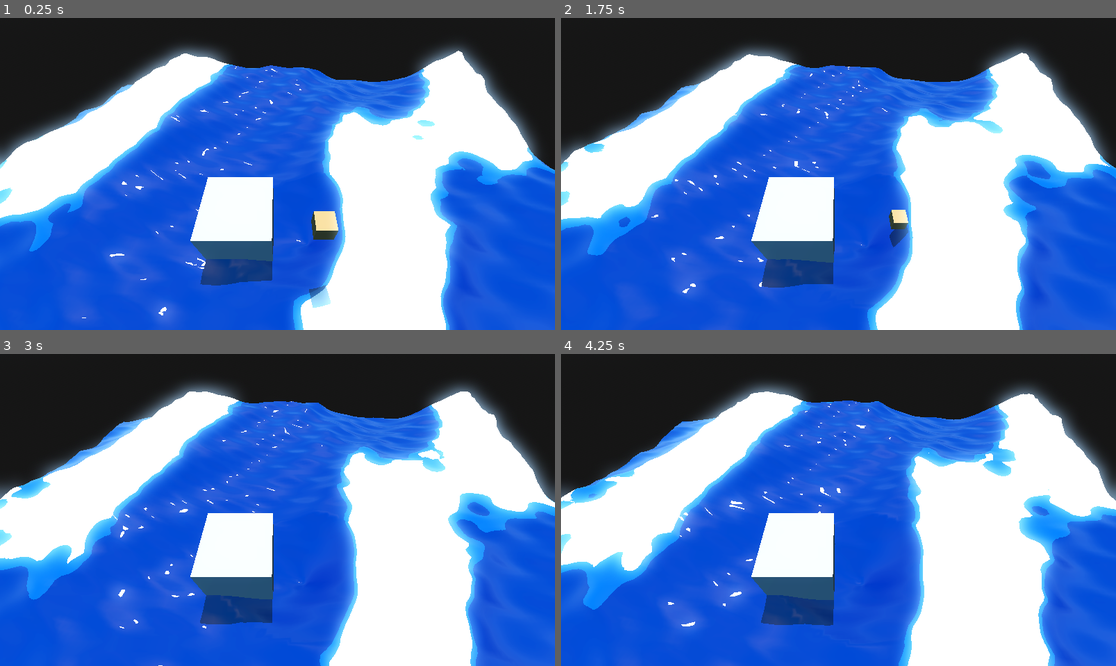
Above: before the commit, frames 1-4 (two rows, left to right).
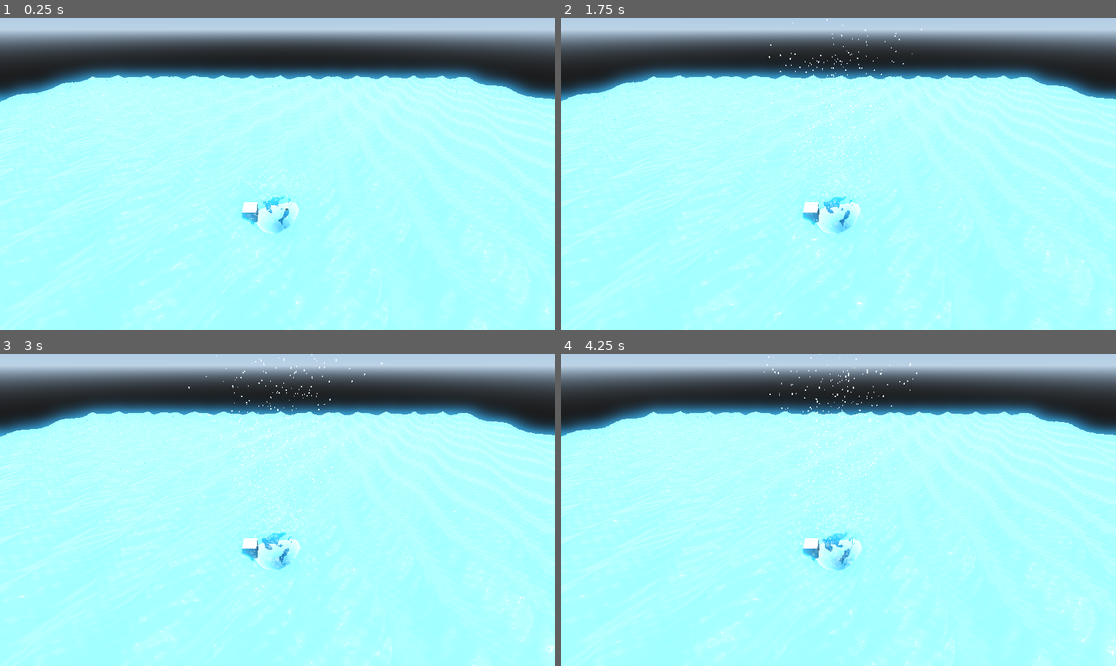
Above: after the commit, the same moments.

Repository: bkttt0429/The-Ember-Archipelago
Game: Godot game, scene res://WaterSystem/WaterTest.tscn
Two runs of this game, one before a commit and one after it. Both use one fixed random seed, a clock stepped at 60 frames per second and the inputs below.
Inputs:
- Up to frame 1 (0.25 s): no input
- Up to frame 2 (1.75 s): no input
- Up to frame 3 (3 s): no input
- Up to frame 4 (4.25 s): no input

The runs differ from the first frame. In frame 1, 96% of the frame differs, in the area x 0-100%, y 0-100%; in frame 2, 96%; in frame 3, 96%; in frame 4, 96%.

Commit message:
feat: Add stylized water system including depth banding, waterspout mechanics, and visual effects.

Diff:
--- /dev/null
+++ b/WaterSystem/VFX/WaterspoutVFX.tscn
@@ -0,0 +1,111 @@
+[gd_scene load_steps=10 format=3 uid="uid://d1x6j8n4y2m3u"]
+
+[sub_resource type="StandardMaterial3D" id="StandardMaterial3D_spiral"]
+transparency = 1
+albedo_color = Color(0.8, 0.9, 1, 0.6)
+shading_mode = 0
+albedo_color = Color(0.9, 0.95, 1, 0.8)
+roughness = 0.2
+billboard_mode = 3
+particles_anim_h_frames = 1
+particles_anim_v_frames = 1
+particles_anim_loop = false
+
+[sub_resource type="ParticleProcessMaterial" id="ParticleProcessMaterial_spiral"]
+emission_shape = 6
+emission_ring_axis = Vector3(0, 1, 0)
+emission_ring_height = 0.0
+emission_ring_radius = 5.0
+emission_ring_inner_radius = 2.0
+direction = Vector3(0, 1, 0)
+spread = 10.0
+initial_velocity_min = 8.0
+initial_velocity_max = 15.0
+orbit_velocity_min = 2.0
+orbit_velocity_max = 4.0
+gravity = Vector3(0, -2, 0)
+scale_min = 0.1
+scale_max = 0.3
+color = Color(1, 1, 1, 0.8)
+
+[sub_resource type="BoxMesh" id="BoxMesh_spiral"]
+material = SubResource("StandardMaterial3D_spiral")
+size = Vector3(0.2, 0.2, 0.2)
+
+[sub_resource type="StandardMaterial3D" id="StandardMaterial3D_mist"]
+transparency = 1
+shading_mode = 0
+albedo_color = Color(1, 1, 1, 0.1)
+billboard_mode = 3
+particles_anim_h_frames = 1
+particles_anim_v_frames = 1
+particles_anim_loop = false
+
+[sub_resource type="ParticleProcessMaterial" id="ParticleProcessMaterial_mist"]
+emission_shape = 3
+emission_box_extents = Vector3(6, 4, 6)
+direction = Vector3(0, 1, 0)
+spread = 180.0
+initial_velocity_min = 0.5
+initial_velocity_max = 2.0
+gravity = Vector3(0, 0.2, 0)
+scale_min = 4.0
+scale_max = 8.0
+
+[sub_resource type="QuadMesh" id="QuadMesh_mist"]
+material = SubResource("StandardMaterial3D_mist")
+
+[sub_resource type="StandardMaterial3D" id="StandardMaterial3D_shockwave"]
+transparency = 1
+shading_mode = 0
+albedo_color = Color(1, 1, 1, 0.5)
+billboard_mode = 3
+particles_anim_h_frames = 1
+particles_anim_v_frames = 1
+particles_anim_loop = false
+
+[sub_resource type="Curve" id="Curve_shockwave"]
+_data = [Vector2(0, 0.1), 0.0, 5.0, 0, 0, Vector2(1, 10.0), 0.0, 0.0, 0, 0]
+point_count = 2
+
+[sub_resource type="CurveTexture" id="CurveTexture_shockwave"]
+curve = SubResource("Curve_shockwave")
+
+[sub_resource type="ParticleProcessMaterial" id="ParticleProcessMaterial_shockwave"]
+direction = Vector3(0, 0, 0)
+gravity = Vector3(0, 0, 0)
+scale_curve = SubResource("CurveTexture_shockwave")
+color = Color(1, 1, 1, 0.5)
+
+[sub_resource type="TorusMesh" id="TorusMesh_shockwave"]
+material = SubResource("StandardMaterial3D_shockwave")
+inner_radius = 5.0
+outer_radius = 5.5
+rings = 64
+ring_segments = 6
+
+[node name="WaterspoutVFX" type="Node3D"]
+
+[node name="SpiralColumn" type="GPUParticles3D" parent="."]
+amount = 1000
+lifetime = 2.5
+preprocess = 0.5
+visibility_aabb = AABB(-50, -10, -50, 100, 100, 100)
+process_material = SubResource("ParticleProcessMaterial_spiral")
+draw_pass_1 = SubResource("BoxMesh_spiral")
+
+[node name="Mist" type="GPUParticles3D" parent="."]
+amount = 300
+lifetime = 5.0
+preprocess = 1.0
+visibility_aabb = AABB(-50, -10, -50, 100, 50, 100)
+process_material = SubResource("ParticleProcessMaterial_mist")
+draw_pass_1 = SubResource("QuadMesh_mist")
+
+[node name="Shockwave" type="GPUParticles3D" parent="."]
+amount = 10
+lifetime = 3.0
+preprocess = 1.0
+visibility_aabb = AABB(-100, -5, -100, 200, 10, 200)
+process_material = SubResource("ParticleProcessMaterial_shockwave")
+draw_pass_1 = SubResource("TorusMesh_shockwave")
--- a/WaterSystem/WaterController.gd
+++ b/WaterSystem/WaterController.gd
@@ -96,6 +96,9 @@
 			"height_scale", "wave_a", "wave_b", "wave_c", "wave_d", "wave_e",
 			"wave_speed", "ripple_height_scale",
 			"waterspout_pos", "waterspout_radius", "waterspout_strength",
+			"waterspout_spiral_strength", "waterspout_spiral_arms",
+			"waterspout_foam_ring_inner", "waterspout_foam_ring_outer",
+			"waterspout_darkness_factor",
 			"global_flow_direction", "global_flow_speed"
 		]
 		for p_name in params_to_sync:
--- a/WaterSystem/WaterMaterial.tres
+++ b/WaterSystem/WaterMaterial.tres
@@ -32,20 +32,28 @@
 resource_local_to_scene = true
 render_priority = 0
 shader = ExtResource("1_mpvtw")
-shader_parameter/sync_time = 464.916
-shader_parameter/shallow_color = Color(0, 0.7, 0.9, 1)
+shader_parameter/sync_time = 1246.805
+shader_parameter/shallow_color = Color(0.2, 0.8, 1, 1)
 shader_parameter/mid_color = Color(0, 0.4, 0.7, 1)
-shader_parameter/deep_color = Color(0, 0.2, 0.4, 1)
-shader_parameter/depth_band_1 = 0.5
-shader_parameter/depth_band_2 = 5.0
-shader_parameter/foam_outer_color = Color(0.1, 0.3, 0.5, 1)
+shader_parameter/deep_color = Color(0, 0.05, 0.15, 1)
+shader_parameter/depth_band_1 = 3.0
+shader_parameter/depth_band_2 = 15.0
+shader_parameter/foam_outer_color = Color(0, 0.5, 0.8, 1)
 shader_parameter/foam_outer_extent = 0.2
+shader_parameter/color_saturation = 1.0
 shader_parameter/waterspout_pos = Vector3(0, 0, 0)
-shader_parameter/waterspout_radius = 5.0
-shader_parameter/waterspout_strength = 3.0
-shader_parameter/wave_speed = 0.08
+shader_parameter/waterspout_radius = 10.0
+shader_parameter/waterspout_strength = 12.0
+shader_parameter/waterspout_spiral_strength = 15.0
+shader_parameter/waterspout_spiral_arms = 4
+shader_parameter/waterspout_foam_ring_inner = 3.0
+shader_parameter/waterspout_foam_ring_outer = 8.0
+shader_parameter/waterspout_darkness_factor = 0.9
+shader_parameter/wave_speed = 0.05
 shader_parameter/height_scale = 2.1229999999999993
-shader_parameter/roughness = 0.17
+shader_parameter/roughness = 0.15
+shader_parameter/flow_direction = Vector2(1, 0)
+shader_parameter/flow_speed = 0.5
 shader_parameter/vertex_noise_big = SubResource("NoiseTexture2D_nka1t")
 shader_parameter/ripple_height_scale = 0.1
 shader_parameter/wave_a = Vector4(1, 0, 0.15, 20)
@@ -54,7 +62,11 @@
 shader_parameter/wave_d = Vector4(-0.5, 0.5, 0.08, 3)
 shader_parameter/wave_e = Vector4(0.2, -0.8, 0.05, 1.5)
 shader_parameter/foam_color = Color(1, 1, 1, 1)
-shader_parameter/foam_crest_threshold = 1.35
+shader_parameter/foam_opacity = 0.4
+shader_parameter/foam_crest_threshold = 3.8
+shader_parameter/foam_crest_extent = 0.2
+shader_parameter/foam_shore_threshold = 0.15
+shader_parameter/foam_shore_extent = 0.15
 shader_parameter/foam_mask = SubResource("ViewportTexture_f5ikj")
 shader_parameter/foam_mask_size = 51.2
-shader_parameter/sky_color = Color(0.0588235, 0.341176, 0.458824, 1)
+shader_parameter/sky_color = Color(0.02, 0.08, 0.15, 1)
--- a/WaterSystem/WaterMesh.tres
+++ b/WaterSystem/WaterMesh.tres
@@ -1,8 +1,8 @@
 [gd_resource type="PlaneMesh" format=3 uid="uid://enn723a8bp5i"]
 
 [resource]
-lightmap_size_hint = Vector2i(252, 252)
+lightmap_size_hint = Vector2i(2502, 2502)
 add_uv2 = true
-size = Vector2(50, 50)
-subdivide_width = 150
-subdivide_depth = 150
+size = Vector2(500, 500)
+subdivide_width = 500
+subdivide_depth = 500
--- a/WaterSystem/WaterTest.tscn
+++ b/WaterSystem/WaterTest.tscn
@@ -7,6 +7,7 @@
 [ext_resource type="Script" uid="uid://b24rq7ym2oo6m" path="res://WaterSystem/VFX/WaveSplashDetector.gd" id="6_detector"]
 [ext_resource type="PackedScene" uid="uid://d3yq8j2num46l" path="res://WaterSystem/RippleSystem/RippleViewport.tscn" id="7_ripple_vp"]
 [ext_resource type="Script" uid="uid://cj6v3ixmkq8p6" path="res://WaterSystem/RippleSystem/RippleManager.gd" id="8_ripple_man"]
+[ext_resource type="PackedScene" uid="uid://ck6m7v2n0p3w" path="res://WaterSystem/Waterspout.tscn" id="9_spout"]
 
 [sub_resource type="ProceduralSkyMaterial" id="ProceduralSkyMaterial_main"]
 sky_top_color = Color(0.2, 0.5, 0.9, 1)
@@ -69,8 +70,11 @@
 [node name="FloatingBox" parent="." instance=ExtResource("5_box")]
 transform = Transform3D(1, 0, 0, 0, 1, 0, 0, 0, 1, 2, 5, 2.9679165)
 
+[node name="Waterspout" parent="." instance=ExtResource("9_spout")]
+transform = Transform3D(1, 0, 0, 0, 1, 0, 0, 0, 1, 0, 0, 0)
+
 [node name="Rock" type="CSGBox3D" parent="."]
-transform = Transform3D(1, 0, 0, 0, 1, 0, 0, 0, 1, -3, -1, 0)
+transform = Transform3D(1, 0, 0, 0, 1, 0, 0, 0, 1, -9.922884, -1, 0)
 size = Vector3(5, 5, 5)
 
 [node name="SplashD1" type="Node3D" parent="Rock"]
@@ -90,4 +94,4 @@
 script = ExtResource("6_detector")
 
 [node name="Camera3D" type="Camera3D" parent="."]
-transform = Transform3D(1, 0, 0, 0, 0.6363743, 0.7713805, 0, -0.7713805, 0.6363743, -0.15685415, 13.703755, 7.245266)
+transform = Transform3D(1, 0, 0, 0, 0.81546116, 0.5788118, 0, -0.5788118, 0.81546116, -0.15685415, 52.897144, 52.02795)
--- /dev/null
+++ b/WaterSystem/Waterspout.tscn
@@ -0,0 +1,17 @@
+[gd_scene load_steps=3 format=3 uid="uid://ck6m7v2n0p3w"]
+
+[ext_resource type="Script" uid="uid://bltp76y8v2kx0" path="res://WaterSystem/WaterspoutForce.gd" id="1_script"]
+
+[sub_resource type="CylinderShape3D" id="CylinderShape3D_spout"]
+height = 20.0
+radius = 10.0
+
+[node name="Waterspout" type="Area3D"]
+script = ExtResource("1_script")
+attract_radius = 10.0
+spout_strength = 12.0
+shader_update_node = NodePath("../Water")
+
+[node name="CollisionShape3D" type="CollisionShape3D" parent="."]
+transform = Transform3D(1, 0, 0, 0, 1, 0, 0, 0, 1, 0, 10, 0)
+shape = SubResource("CylinderShape3D_spout")
--- a/WaterSystem/WaterspoutForce.gd
+++ b/WaterSystem/WaterspoutForce.gd
@@ -3,14 +3,30 @@
 ## Prompt B: Waterspout Force Logic
 ## This script applies tangential and lift forces to objects entering the area.
 
-@export var tangential_strength: float = 20.0
-@export var lift_strength: float = 15.0
-@export var attraction_strength: float = 10.0
+@export var tangential_strength: float = 60.0
+@export var lift_strength: float = 30.0
+@export var attraction_strength: float = 30.0
+@export var attract_radius: float = 10.0
+@export var spout_strength: float = 12.0
+@export var spiral_strength: float = 15.0
+@export var spiral_arms: int = 4
+@export var foam_ring_inner: float = 3.0
+@export var foam_ring_outer: float = 8.0
+@export var darkness_factor: float = 0.9
 @export var shader_update_node: NodePath
+@export var vfx_scene: PackedScene = preload("res://WaterSystem/VFX/WaterspoutVFX.tscn")
 
 var water_mesh: MeshInstance3D
+var vfx_instance: Node3D
 
 func _ready():
+	if vfx_scene:
+		vfx_instance = vfx_scene.instantiate()
+		add_child(vfx_instance)
+		vfx_instance.position = Vector3.ZERO
+		# Scale VFX based on radius (assuming original was designed for 5m)
+		vfx_instance.scale = Vector3.ONE * (attract_radius / 5.0)
+
 	if shader_update_node:
 		water_mesh = get_node(shader_update_node) as MeshInstance3D
 
@@ -23,8 +39,13 @@
 		var mat = water_mesh.get_surface_override_material(0)
 		if mat is ShaderMaterial:
 			mat.set_shader_parameter("waterspout_pos", global_position)
-			mat.set_shader_parameter("waterspout_strength", waterspout_strength)
+			mat.set_shader_parameter("waterspout_strength", spout_strength)
 			mat.set_shader_parameter("waterspout_radius", attract_radius)
+			mat.set_shader_parameter("waterspout_spiral_strength", spiral_strength)
+			mat.set_shader_parameter("waterspout_spiral_arms", spiral_arms)
+			mat.set_shader_parameter("waterspout_foam_ring_inner", foam_ring_inner)
+			mat.set_shader_parameter("waterspout_foam_ring_outer", foam_ring_outer)
+			mat.set_shader_parameter("waterspout_darkness_factor", darkness_factor)
 
 func _physics_process(delta):
 	var bodies = get_overlapping_bodies()
@@ -49,7 +70,7 @@
 
 	# 3. Lift Force (Upwards)
 	# Stronger at center
-	var lift_mult = clamp(1.0 - (dist / 10.0), 0.0, 1.0)
+	var lift_mult = clamp(1.0 - (dist / attract_radius), 0.0, 1.0)
 	body.apply_central_force(Vector3.UP * lift_strength * lift_mult)
 
 	# Reduce gravity effect manually if needed, or just let lift force handle it
--- a/WaterSystem/stylized_water.gdshader
+++ b/WaterSystem/stylized_water.gdshader
@@ -5,28 +5,33 @@
 */
 
 shader_type spatial;
-render_mode cull_disabled, world_vertex_coords, depth_draw_always, diffuse_burley, specular_schlick_ggx;
+render_mode cull_disabled, depth_draw_always, diffuse_burley, specular_schlick_ggx;
 
 // --- Physical Context ---
 uniform float sync_time;
 
 // --- Visual Overhaul (Prompt C) ---
 group_uniforms Visual_Overhaul;
-uniform vec3 shallow_color : source_color = vec3(0.0, 0.7, 0.9);
+uniform vec3 shallow_color : source_color = vec3(0.2, 0.85, 1.0); // #33D9FF
 uniform vec3 mid_color : source_color = vec3(0.0, 0.4, 0.7);
-uniform vec3 deep_color : source_color = vec3(0.0, 0.2, 0.4);
-uniform float depth_band_1 : hint_range(0.0, 20.0) = 0.5;
-uniform float depth_band_2 : hint_range(0.0, 50.0) = 5.0;
-
-uniform vec3 foam_outer_color : source_color = vec3(0.1, 0.3, 0.5); // Double layered foam edge
+uniform vec3 deep_color : source_color = vec3(0.0, 0.1, 0.2); // #001A33
+uniform float depth_band_1 : hint_range(0.0, 20.0) = 1.0;
+uniform float depth_band_2 : hint_range(0.0, 50.0) = 3.0;
+
+uniform vec3 foam_outer_color : source_color = vec3(0.0, 0.5, 0.8); // #0080CC
 uniform float foam_outer_extent : hint_range(0.0, 1.0) = 0.2;
-uniform float color_saturation : hint_range(0.0, 2.0) = 1.2;
-
-// --- Waterspout (Prompt B) ---
+uniform float color_saturation : hint_range(0.0, 2.0) = 1.5;
+
+// --- Waterspout (Prompt B + Realism Enhancement) ---
 group_uniforms Waterspout;
-uniform vec3 waterspout_pos = vec3(0.0, -100.0, 0.0);
+uniform vec3 waterspout_pos = vec3(0.0);
 uniform float waterspout_radius = 5.0;
-uniform float waterspout_strength = 0.0;
+uniform float waterspout_strength = 3.0;
+uniform float waterspout_spiral_strength : hint_range(0.0, 20.0) = 8.0;
+uniform int waterspout_spiral_arms : hint_range(1, 10) = 4;
+uniform float waterspout_foam_ring_inner : hint_range(0.0, 10.0) = 2.0;
+uniform float waterspout_foam_ring_outer : hint_range(0.0, 15.0) = 5.0;
+uniform float waterspout_darkness_factor : hint_range(0.0, 1.0) = 0.8;
 
 // --- Existing Uniforms Retained ---
 group_uniforms Basic;
@@ -47,12 +52,12 @@
 
 group_uniforms foam;
 uniform vec3 foam_color : source_color = vec3(1.0);
-uniform float foam_opacity : hint_range(0.0, 1.0) = 0.8;
+uniform float foam_opacity : hint_range(0.0, 1.0) = 0.6;
 uniform sampler2D foam_tex : repeat_enable;
-uniform float foam_crest_threshold : hint_range(0.0, 5.0) = 1.35;
+uniform float foam_crest_threshold : hint_range(0.0, 5.0) = 2.8;
 uniform float foam_crest_extent : hint_range(0.0, 1.0) = 0.2;
 uniform float foam_shore_threshold : hint_range(0.0, 2.0) = 0.25;
-uniform float foam_shore_extent : hint_range(0.0, 2.0) = 0.5;
+uniform float foam_shore_extent : hint_range(0.0, 2.0) = 0.2;
 uniform sampler2D foam_mask : filter_nearest;
 uniform float foam_mask_size = 10.0;
 
@@ -133,59 +138,82 @@
 	vec4 view = INV_PROJECTION_MATRIX * vec4(ndc, 1.0);
 	view.xyz /= view.w;
 	float linear_depth = -view.z;
-	float depth_diff = linear_depth - VERTEX.z;
-
-	// Hard Banding instead of lerp
+	float depth_diff = VERTEX.z - view.z;
+
+	// --- RESTORED VISUALS ---
+	// 1. Color Banding
 	vec3 water_color = deep_color;
 	water_color = mix(water_color, mid_color * color_saturation, 1.0 - step(depth_band_2, depth_diff));
 	water_color = mix(water_color, shallow_color * color_saturation, 1.0 - step(depth_band_1, depth_diff));
 
-	// --- Double Layered Foam (Prompt C) ---
-	// 1. Shore/Contact Foam
+	// 2. Crest Foam Logic
+	vec2 flow_offset = flow_direction * sync_time * flow_speed;
+	float crest_noise = texture(foam_tex, v_world_pos.xz * 0.05 + flow_offset).r;
+
+	// Stricter dynamic threshold
+	float peak_threshold = height_scale * 1.5;
+	if (foam_crest_threshold > 0.1) peak_threshold = foam_crest_threshold;
+
+	float pulse = 0.5 + 0.5 * sin(sync_time * 2.0 + v_world_pos.x * 0.5);
+	float crest_foam_mask = step(peak_threshold, v_height + crest_noise * 0.5 + pulse * 0.2);
+	float crest_outer_mask = step(peak_threshold - foam_crest_extent, v_height + crest_noise * 0.5 + pulse * 0.2) * (1.0 - crest_foam_mask);
+
+	vec3 final_albedo = water_color;
+
+	// --- Waterspout Visuals ---
+	float dist_to_spout = distance(v_world_pos.xz, waterspout_pos.xz);
+
+	// A. Spiral Foam Texture
+	vec2 rel_pos = v_world_pos.xz - waterspout_pos.xz;
+	float r = length(rel_pos);
+	float theta = atan(rel_pos.y, rel_pos.x);
+
+	// Spiral distortion
+	float spiral_theta = theta + r * 0.1 * waterspout_spiral_strength + sync_time * 2.0;
+	vec2 spiral_uv = vec2(r * 0.1, spiral_theta * float(waterspout_spiral_arms) / 6.28);
+	float spout_foam_noise = texture(foam_tex, spiral_uv).r;
+
+	// B. Foam Ring Mask (Swapped arguments to fix global white-out)
+	float spout_ring_mask = smoothstep(waterspout_foam_ring_inner, (waterspout_foam_ring_inner + waterspout_foam_ring_outer) * 0.5, r) *
+						   (1.0 - smoothstep((waterspout_foam_ring_inner + waterspout_foam_ring_outer) * 0.5, waterspout_foam_ring_outer, r));
+
+	float spout_spiral_mask = smoothstep(waterspout_radius * 1.5, waterspout_radius * 0.5, r);
+	float spout_final_mask = step(0.4, spout_foam_noise * (spout_ring_mask + spout_spiral_mask * 0.5));
+
+	// --- RESTORING FINAL ALBEDO ---
+	// Apply Spout Foam
+	final_albedo = mix(final_albedo, foam_color, spout_final_mask * foam_opacity);
+
+	// Merge Wave Foam
+	final_albedo = mix(final_albedo, foam_outer_color, crest_outer_mask * foam_opacity * (1.0 - spout_final_mask));
+	final_albedo = mix(final_albedo, foam_color, crest_foam_mask * foam_opacity * (1.0 - spout_final_mask));
+
+	// C. Center Darkness (Abyss)
+	float abyss_mask = smoothstep(waterspout_radius, 0.0, r);
+	final_albedo = mix(final_albedo, vec3(0.005, 0.015, 0.04), abyss_mask * waterspout_darkness_factor);
+
+	// D. Shore/Contact Foam (Subtle)
 	float shore_foam_mask = 1.0 - step(foam_shore_threshold, depth_diff);
-	float shore_outer_mask = (1.0 - step(foam_shore_extent, depth_diff)) * step(foam_shore_threshold, depth_diff);
-
-	// 2. Crest Foam
-	vec2 flow_offset = flow_direction * sync_time * flow_speed;
-	float crest_noise = texture(foam_tex, v_world_pos.xz * 0.1 + flow_offset).r;
-	float crest_foam_mask = step(foam_crest_threshold, v_height + crest_noise);
-	float crest_outer_mask = step(foam_crest_threshold - foam_crest_extent, v_height + crest_noise) * (1.0 - crest_foam_mask);
-
-	// Integrate Foam
-	vec3 final_albedo = water_color;
-
-	// Apply Outer Edge Foam (Darker/Blueish)
-	float total_outer = clamp(shore_outer_mask + crest_outer_mask, 0.0, 1.0);
-	final_albedo = mix(final_albedo, foam_outer_color, total_outer);
-
-	// Apply Core Foam (Pure White with Opacity)
-	float total_foam = clamp(shore_foam_mask + crest_foam_mask, 0.0, 1.0);
-	final_albedo = mix(final_albedo, foam_color, total_foam * foam_opacity);
-
-	// Wake Foam (from mask)
-	vec2 wake_uv = (v_world_pos.xz - NODE_POSITION_WORLD.xz + vec2(foam_mask_size/2.0)) / foam_mask_size;
-	float wake_raw = texture(foam_mask, wake_uv).r;
-	float wake_foam = step(0.5, wake_raw * crest_noise * 1.5);
-	final_albedo = mix(final_albedo, foam_color, wake_foam * foam_opacity);
+	final_albedo = mix(final_albedo, foam_color, shore_foam_mask * foam_opacity * 0.6);
 
 	ALBEDO = final_albedo;
 	ROUGHNESS = roughness;
 
 	// Subtle Fresnel for reflection
 	float fresnel = pow(1.0 - clamp(dot(NORMAL, VIEW), 0.0, 1.0), 3.0);
-	ALBEDO = mix(ALBEDO, sky_color, fresnel * 0.3);
+	// ALBEDO = mix(ALBEDO, sky_color, fresnel * 0.15);
 }
 
 void light() {
-	// Simple Toon Lighting for Hard Edges
+	// Re-enabling Simple Toon Lighting
 	float NdotL = dot(NORMAL, LIGHT);
 	float diff = step(0.2, NdotL * ATTENUATION);
 
-	DIFFUSE_LIGHT += ALBEDO * LIGHT_COLOR * diff * 0.8;
+	DIFFUSE_LIGHT += ALBEDO * LIGHT_COLOR * diff * 0.5; // Slightly dimmer
 
 	// Specular highlight (Hard)
 	vec3 H = normalize(VIEW + LIGHT);
 	float NdotH = dot(NORMAL, H);
-	float spec = step(0.98, pow(NdotH, 64.0));
+	float spec = step(0.99, pow(NdotH, 64.0));
 	SPECULAR_LIGHT += LIGHT_COLOR * spec * ATTENUATION;
 }
Not shown, changed: DevLog.md
